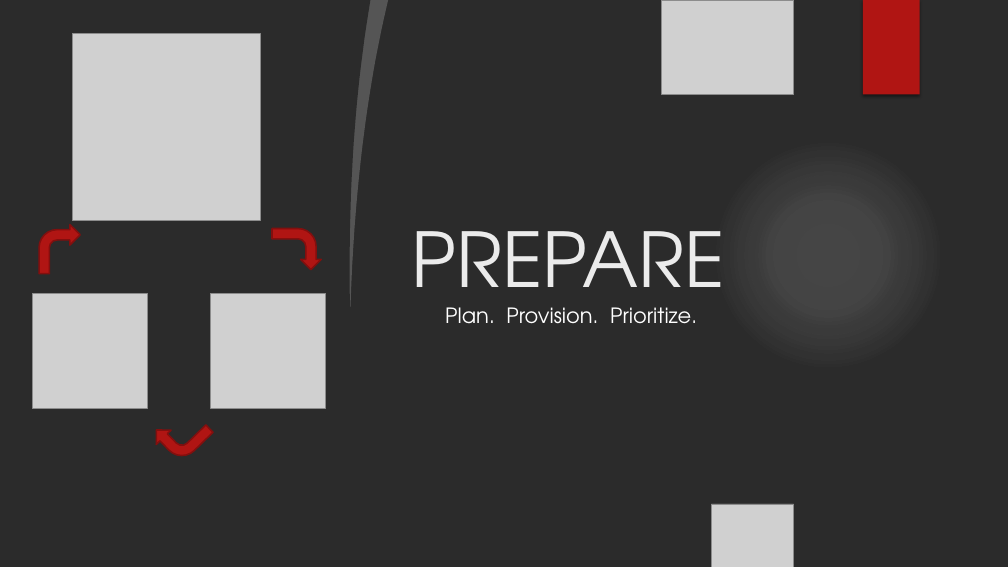
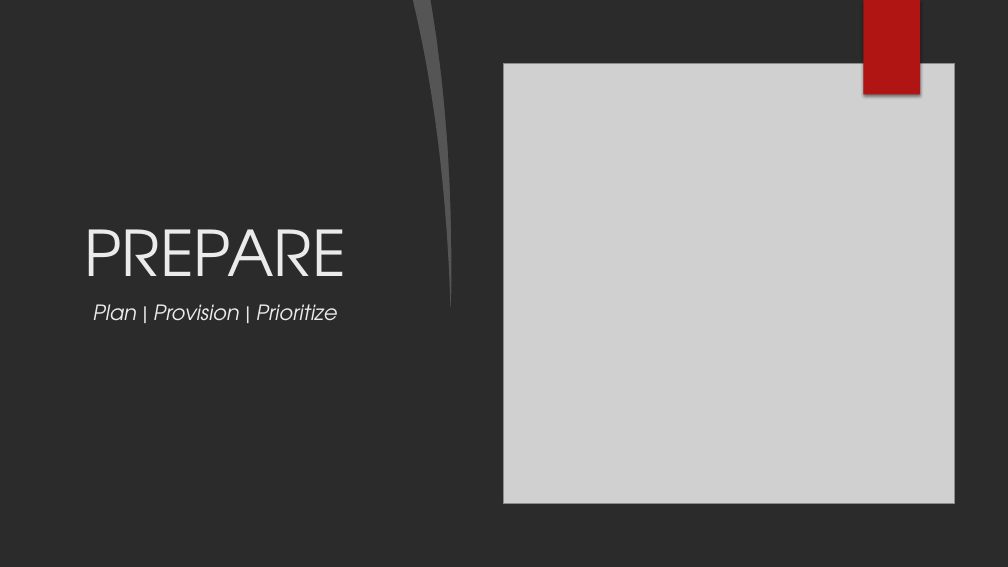
Before and after one commit to brystmar/prepare, a slide deck: slide 1 of presentation/AngelHack 2019 Slides.pptx. Drawn at 1008x567 pixels with LibreOffice and Linux fonts; fonts in the diff are those of the drawing; grey boxes stand for pictures; background and template pictures are left out; a plain dark background stands for a picture behind light text. Boxes give left, top, right and bottom in pixels: in the first picture for what was removed or moved away, otherwise in the second. Text is boxed around its words. In the diff, an @@ line names an element or a change of style, - is before the commit and + after.

Commit message:
PPT update

```diff
--- a/presentation/AngelHack 2019 Slides.pptx
+++ b/presentation/AngelHack 2019 Slides.pptx
@@ freeform shape: place and size @@
-freeform shape at [342,0,388,307]
+freeform shape at [413,0,459,307]
@@ freeform shape at [430,0,1008,567]: rotation 0 to 270 degrees; outline redrawn @@
@@ picture removed at [662,0,794,95] @@
@@ rectangle added at [863,0,920,95], fill #B01513 @@
@@ picture removed at [73,33,260,221] @@
@@ picture added at [504,64,954,504] @@
@@ ellipse removed at [712,138,944,371] @@
@@ ellipse removed at [712,138,944,371] @@
@@ title "PREPARE": place and size @@
-title "PREPARE" at [411,231,725,322]
+title "PREPARE" at [84,229,345,305]
@@ title "PREPARE" at [84,229,345,305]: size 72 to 60 pt; alignment left to centre; vertical alignment bottom to top @@
@@ picture removed at [0,221,333,567] @@
@@ picture removed at [0,239,126,435] @@
@@ bent arrow removed at [39,225,80,274] @@
@@ bent arrow removed at [272,229,321,270] @@
@@ picture removed at [33,293,147,408] @@
@@ picture removed at [211,293,326,408] @@
@@ text at [93,304,337,321]: text changed; text colour #FFFFFF to #EBEBEB; italic on @@
-Plan. Provision. Prioritize.
+Plan | Provision | Prioritize
@@ bent arrow removed at [149,403,213,466] @@
@@ picture removed at [712,504,794,567] @@
```
Also in this commit, not shown: 1 other slide changed.
